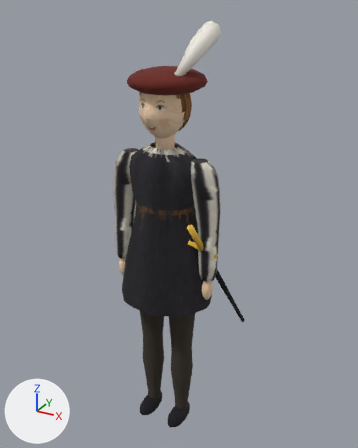
One commit to the glTF model caravaggio/models/gallant_stripe.glb: the scene before it, then after it.
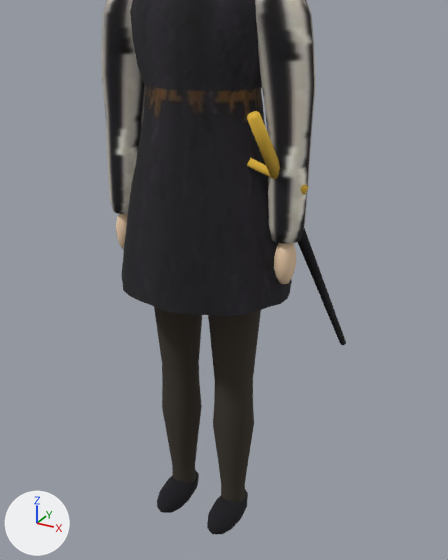
Old and new are each drawn whole from a camera (50 mm lens) standing at (0.934, -1.582, 1.791) and looking at (0.0, 0.115, 0.943) and again close up from a camera (50 mm lens) standing at (0.661, -1.109, 1.227) and looking at (0.048, 0.005, 0.67). Lighting does not change. The marker at lower left points along +X, +Y and +Z. The last two pictures show the newer version. Vertices at exactly the same position are counted once.

Names of what the first close-up shows: 'gallant_stripe'.
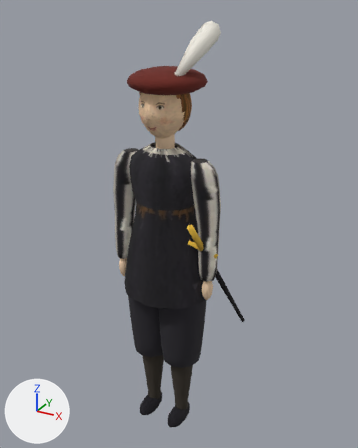
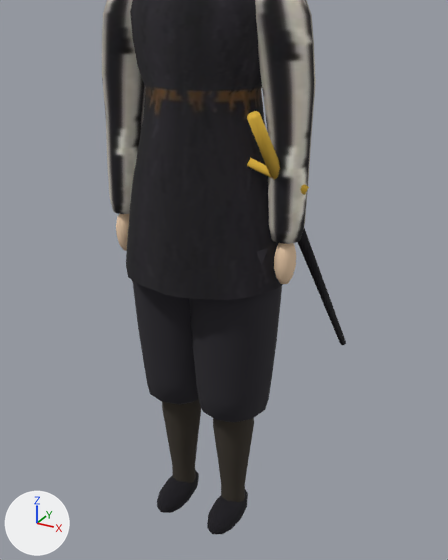
Edits to the bpy script that builds the scene:
```text
Add mat_breeches:
    mat_breeches = principled_material('breeches')
    mat_breeches.base_color = (0.021, 0.0189, 0.0254)  # black #28252c
    mat_breeches.roughness = 1.0
Change me_gallant_stripe:
    used by ob_gallant_stripe; location = (0.0, 0.0, 0.0)
    remove me_gallant_stripe.from_pydata(...)  # 2934 vertices, 5692 faces; spans x -0.24..0.24, y -0.17..0.34, z 0.01..1.74
    add me_gallant_stripe.from_pydata(...)  # 3082 vertices, 5980 faces; spans x -0.24..0.24, y -0.16..0.34, z 0.01..1.74
    me_gallant_stripe part 1: a new loose piece of 74 vertices spanning x -0.03..0.18, y -0.11..0.11, z 0.34..0.78, in mat_breeches (black #28252c)
    me_gallant_stripe part 2: a new loose piece of 74 vertices spanning x -0.18..0.03, y -0.11..0.11, z 0.34..0.78, in mat_breeches (black #28252c)
    me_gallant_stripe part 3
    25 vertices are removed from x -0.19..0.2, y -0.17..0.16, z 0.66..0.77
    162 faces are deleted
    19 vertices in x -0.17..0.17, y -0.14..0.15, z 0.81 move by (0.0, 0.0, 0.01)
    14 vertices in x -0.14..0.15, y -0.17..-0.1, z 0.66..0.73 move by (0.0, 0.01, 0.03)
    11 vertices in x -0.2..-0.12, y -0.11..0.1, z 0.66..0.73 move by (0.01, 0.0, 0.03)
    10 vertices in x -0.17..-0.07, y 0.09..0.16, z 0.66..0.73 move by (0.01, -0.01, 0.06)
    9 vertices in x -0.19..-0.14, y -0.1..0.1, z 0.7..0.77 move by (0.01, 0.0, 0.02)
    9 vertices in x 0.12..0.19, y -0.1..0.12, z 0.7..0.77 move by (-0.01, 0.0, 0.02)
    145 vertices move from x -0.2..0.2, y -0.17..0.18, z 0.66..0.85 to x -0.19..0.19, y -0.15..0.16, z 0.69..0.85
    25 vertices are added at x -0.18..0.19, y -0.14..0.16, z 0.69..0.76
    87 new faces join them, mat_dress (picture img_cloth_stripe)
    18 new faces join them, mat_skin (beige #edcdac)
    57 new faces join them, mat_dark (black #15131a)
    add me_gallant_stripe.materials.append(mat_breeches)  # black #28252c
```

Where the change shows, as pixel boxes (x1, y1, x2, y2) in the close-ups (448 x 560 px; the box of a moved part takes in the faces that stretch with it):
part 1 of me_gallant_stripe, added (black): after (189, 244, 282, 423)
part 2 of me_gallant_stripe, added (black): after (132, 281, 198, 405)
part 3 of me_gallant_stripe, moved or reshaped: before (122, 185, 291, 316); after (126, 184, 283, 300)
